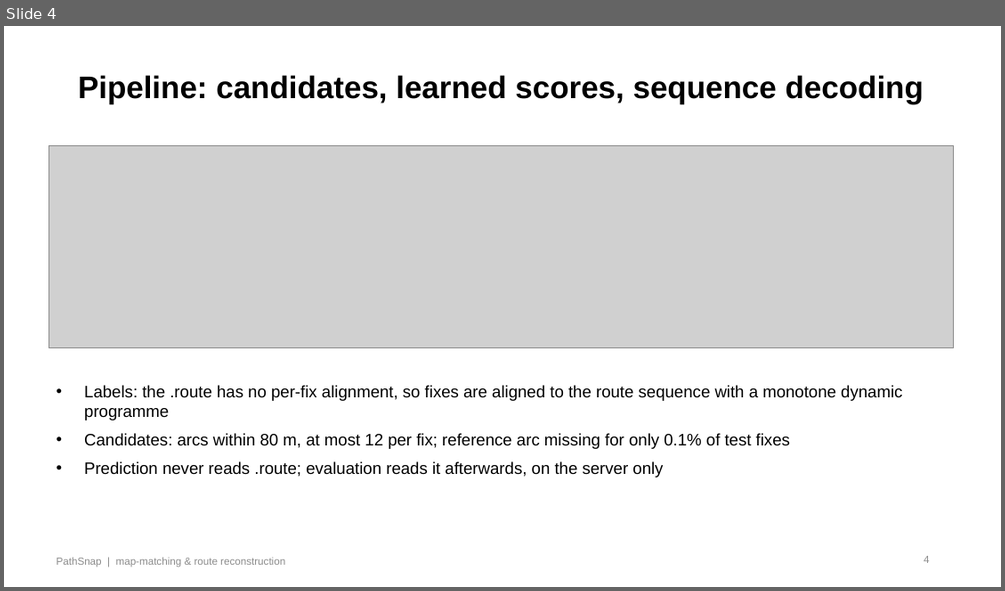
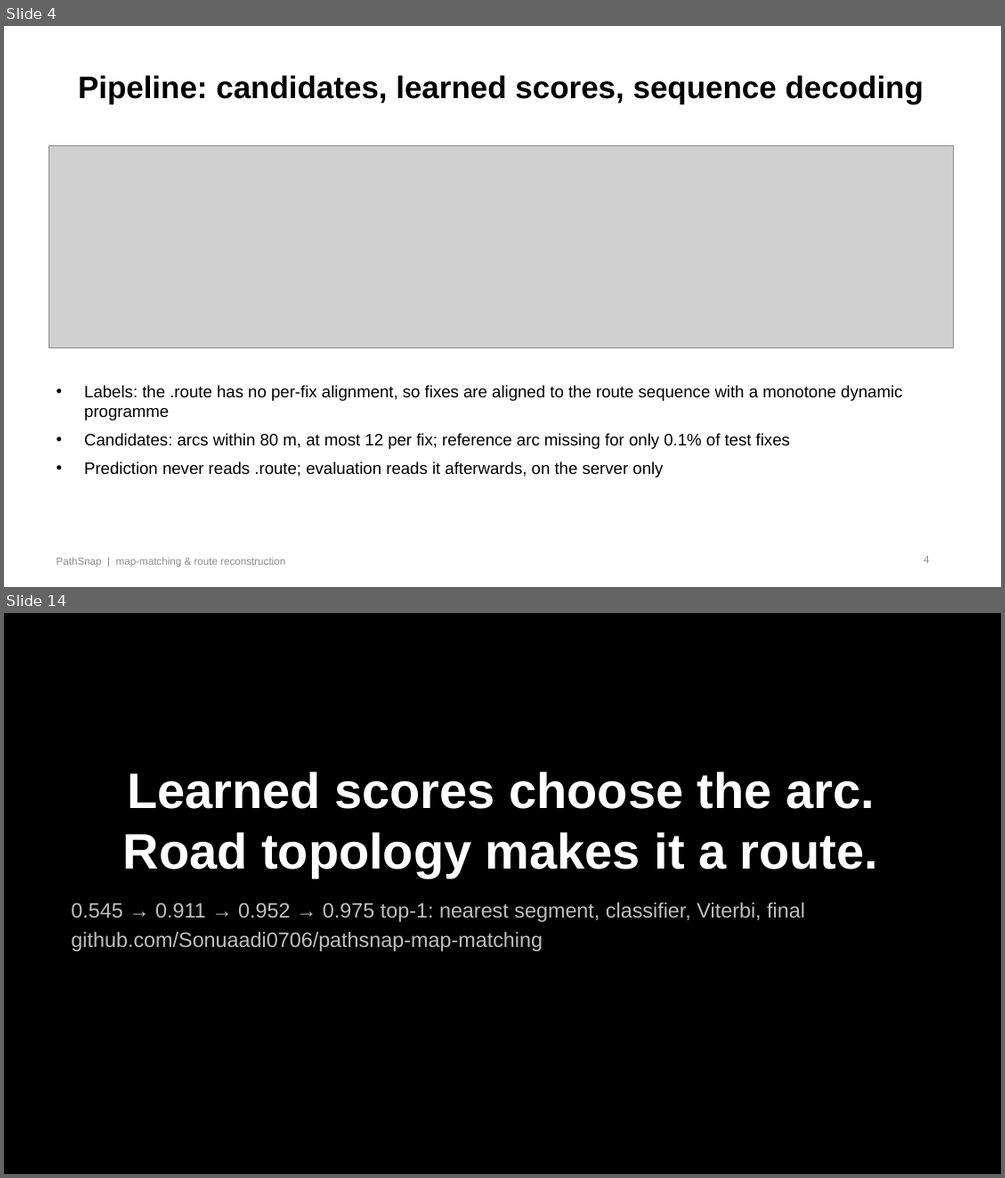
Before and after one commit to Sonuaadi0706/pathsnap-map-matching, a slide deck: deck/PathSnap_Pitch_Deck.pptx. Shown one above the other, each under a label of ours: slide 4 before the commit, slides 4 and 14 after it; the slides between them are not shown. The pictures are 1005x591 and 1005x1178 pixels, drawn with LibreOffice and Linux fonts; fonts in the diff are those of the drawing; grey boxes stand for pictures. Boxes give left, top, right and bottom in pixels: in the first picture for what was removed or moved away, otherwise in the second. Text is boxed around its words. In the diff, an @@ line names an element or a change of style, - is before the commit and + after.

Commit message:
Audit pass: route re-alignment decoder step, error/label-noise analysis, leakage check, updated report and deck
- pathsnap/hmm.py: realign_to_route (reference-free), selected on training OOF (top-1 0.9377 -> 0.9572)
- scripts/realign_eval.py, scripts/error_analysis.py with result files
- API/UI report three stages; all ten student-test trips logged through the live API
- report: Viterbi recurrence, before/after table, residual-error breakdown, conclusion

```diff
--- a/deck/PathSnap_Pitch_Deck.pptx
+++ b/deck/PathSnap_Pitch_Deck.pptx
@@ slide 14 added at [4,613,1001,1174], background #000000 @@
@@ title added at [123,771,878,876], 48 pt, text #FFFFFF, bold @@
+Learned scores choose the arc. Road topology makes it a route.
@@ text added at [71,902,805,951], 20 pt, text #BFBFBF @@
+0.545 → 0.911 → 0.952 → 0.975 top-1: nearest segment, classifier, Viterbi, final
+github.com/Sonuaadi0706/pathsnap-map-matching
```
Also in this commit, not shown: 4 slides changed, 40 other files.
